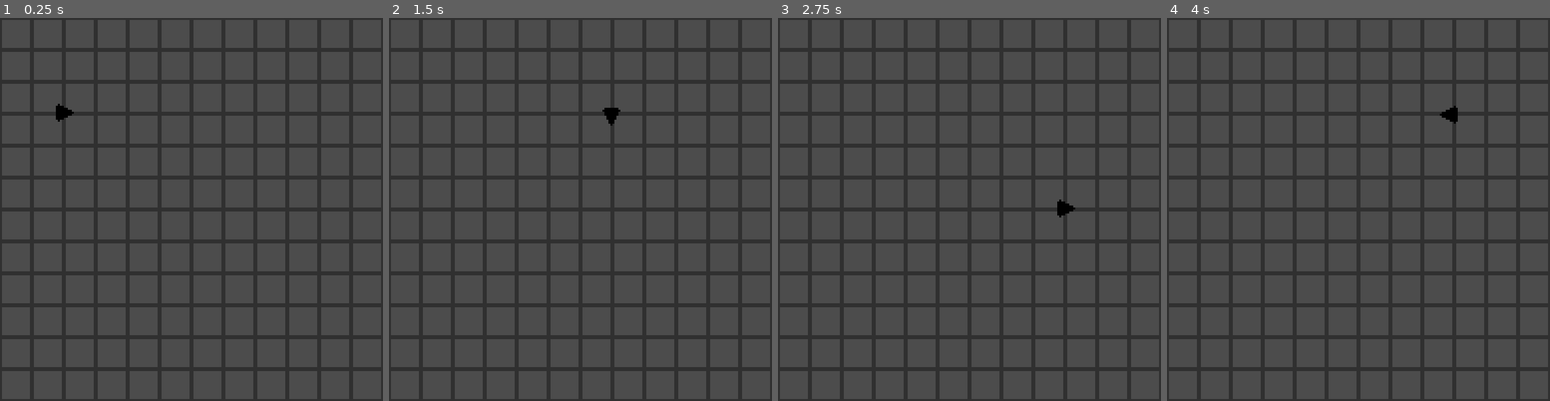
Above: before the commit, frames 1-4 (left to right).
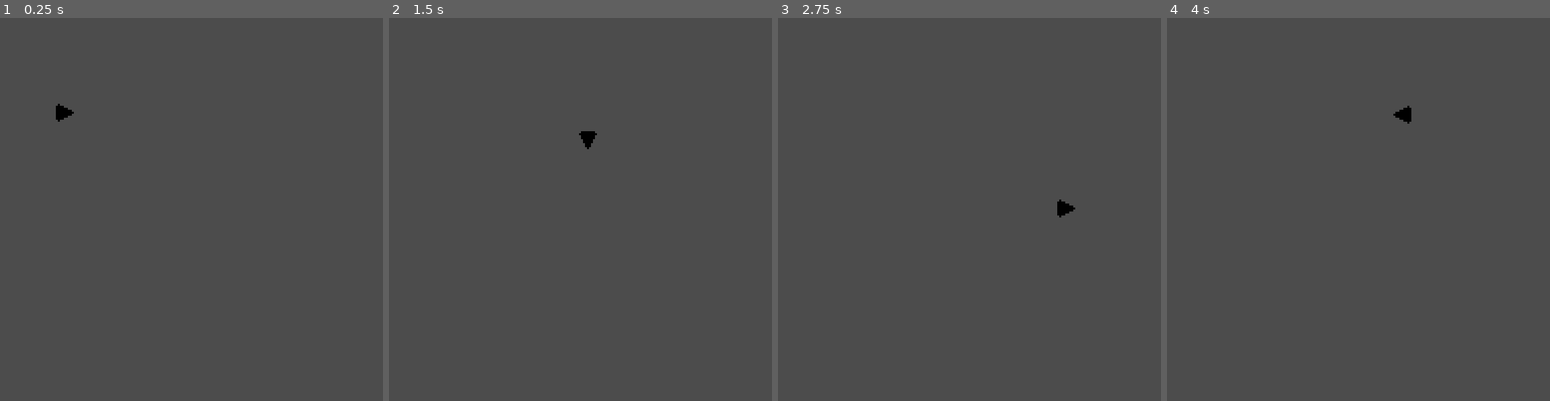
Above: after the commit, the same moments.

Repository: mark-chimes/rootsnake
Game: Godot game, scene res://main.tscn
Two runs of this game, one before a commit and one after it. Both use one fixed random seed, a clock stepped at 60 frames per second and the inputs below.
Inputs:
- Up to frame 1 (0.25 s): no input
- Up to frame 2 (1.5 s): hold Right (right) 0.53-1.28 s; hold Down (down) from 1.28 s (still down)
- Up to frame 3 (2.75 s): release Down (down) at 2.03 s; hold Right (right) from 2.03 s (still down)
- Up to frame 4 (4 s): release Right (right) at 2.78 s; hold Up (up) 2.78-3.53 s; hold Left (left) from 3.53 s (still down)

The runs differ from the first frame. In frame 1, 23% of the frame differs, in the area x 0-100%, y 0-100%; in frame 2, 24%; in frame 3, 23%; in frame 4, 24%.

Commit message:
Get rid of grid

Diff:
--- a/main.tscn
+++ b/main.tscn
@@ -31,6 +31,7 @@
 region_rect = Rect2( 0, 0, 192, 192 )
 
 [node name="grid_big" type="Sprite" parent="background"]
+visible = false
 modulate = Color( 1, 1, 1, 0.368627 )
 texture = ExtResource( 3 )
 centered = false
--- a/snakehead.gd
+++ b/snakehead.gd
@@ -25,17 +25,13 @@
 	timer += delta
 
 	if Input.is_action_just_pressed("right"):
-		next_dir = Dir.RIGHT
+		dir = Dir.RIGHT
 	elif Input.is_action_just_pressed("down"):
-		next_dir = Dir.DOWN
+		dir = Dir.DOWN
 	elif Input.is_action_just_pressed("left"):
-		next_dir = Dir.LEFT
+		dir = Dir.LEFT
 	elif Input.is_action_just_pressed("up"):
-		next_dir = Dir.UP
-
-	if timer >= CHANGE_TIME:
-		timer -= CHANGE_TIME
-		dir = next_dir
+		dir = Dir.UP
 
 	if dir == Dir.RIGHT:
 		position.x += VEL*delta
